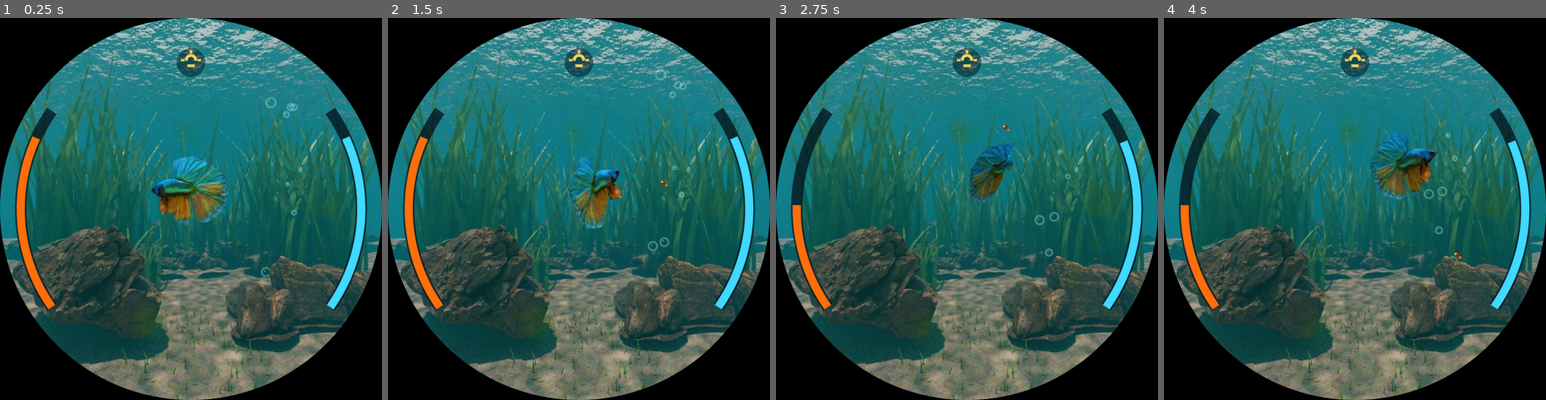
Above: before the commit, frames 1-4 (left to right).
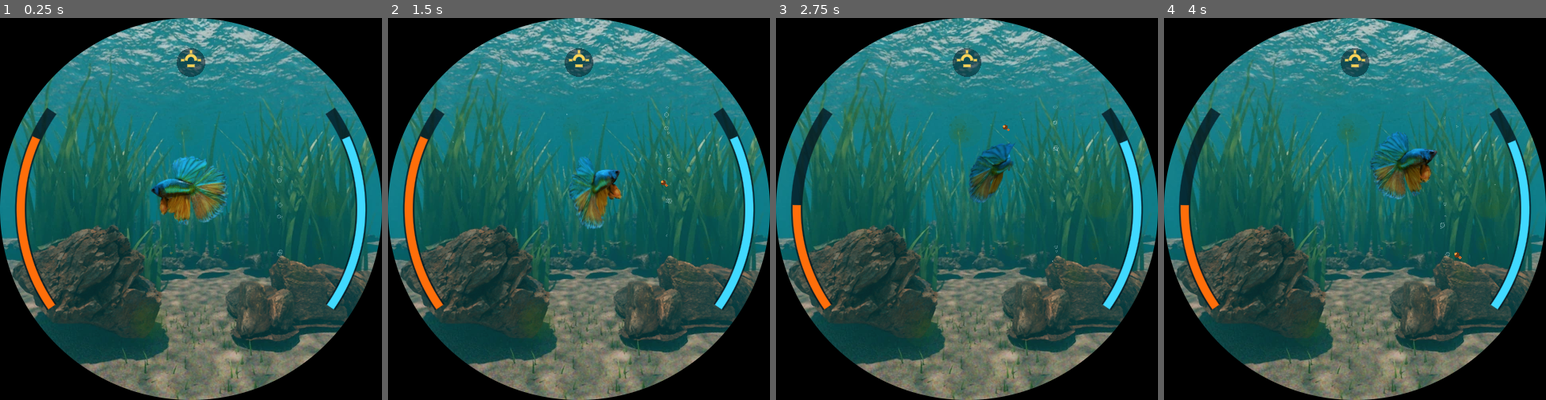
Above: after the commit, the same moments.

Repository: tunaiex/PETSHOP
Game: Godot game, scene res://sahneler/akvaryum.tscn
Same seed, same stepped clock (60 frames per second), same inputs: the game is played once before the commit and once after it.
Inputs (mouse positions are in pixels of both pictures, inside the frame that each line leads up to):
- Up to frame 1 (0.25 s): no input
- Up to frame 2 (1.5 s): tap Enter at 0.5 s; move the mouse to (663, 189) at 0.52 s; tap Z at 0.6 s; click (663, 189) at 0.67 s; drag from (502, 228) to (559, 285) at 1.27 s
- Up to frame 3 (2.75 s): move the mouse to (1005, 124) at 2.02 s; tap T at 2.1 s; click (1005, 124) at 2.17 s
- Up to frame 4 (4 s): drag from (1335, 285) to (1240, 151) at 2.77 s; move the mouse to (1469, 266) at 3.52 s; tap 2 at 3.6 s; click (1469, 266) at 3.67 s

The runs differ from the first frame. In frame 1, 3.4% of the frame differs, in the area x 11-90%, y 0-68%; in frame 2, 3.5%, in the area x 12-90%, y 0-69%; in frame 3, 3.4%; in frame 4, 3.4%.

Commit message:
Su yüzeyi dalgalanması (gölgelendirici) ve gerçekçi kabarcıklar (doku, hava akışı, oksijen kabarcıkları)
Co-Authored-By: Claude Opus 5.5 <noreply@anthropic.com>
Claude-Session: https://claude.ai/code/session_015MbJhn46P53U1WkoUEXvPy

Diff:
--- a/CepAkvaryumu_DerinlikV2/betikler/akvaryum.gd
+++ b/CepAkvaryumu_DerinlikV2/betikler/akvaryum.gd
@@ -38,6 +38,8 @@
 @onready var yem_gorseli: Node2D = $Yem
 @onready var gosterge: Node2D = $Gosterge
 @onready var bakim: Node = $Bakim
+@onready var arka_plan: Sprite2D = $ArkaPlan
+@onready var su_yuzeyi_malzeme: Material = $ArkaPlan.material
 
 # Tokluk: 100 = tok, 0 = ac. Onceki projenin 'aclik' kaydi da okunur.
 var aclik := 85.0
@@ -152,6 +154,7 @@
 
 
 func _fps_ayarla() -> void:
+	arka_plan.material = su_yuzeyi_malzeme if bool(Ayarlar.deger("su_dalgasi")) else null
 	Engine.max_fps = int(Ayarlar.deger("fps" if isik_acik else "gece_fps"))
 
 
--- a/CepAkvaryumu_DerinlikV2/betikler/ayarlar.gd
+++ b/CepAkvaryumu_DerinlikV2/betikler/ayarlar.gd
@@ -15,10 +15,11 @@
 # balik_boyutu: 3B baligin cizildigi dahili cozunurluk (piksel, kare)
 # msaa: 3B kenar yumusatma; normal_harita: balik pullarinin kabartma dokusu
 # baloncuk: ayni anda gorunen kabarcik sayisi
+# su_dalgasi: ust su yuzeyinin dalgalanmasi (Dusuk'te kapali: resim duragan)
 const DEGERLER := {
-	Profil.DUSUK: {"fps": 24, "gece_fps": 15, "balik_boyutu": 128, "msaa": Viewport.MSAA_DISABLED, "normal_harita": false, "baloncuk": 6},
-	Profil.DENGELI: {"fps": 30, "gece_fps": 20, "balik_boyutu": 160, "msaa": Viewport.MSAA_2X, "normal_harita": true, "baloncuk": 9},
-	Profil.YUKSEK: {"fps": 30, "gece_fps": 24, "balik_boyutu": 224, "msaa": Viewport.MSAA_4X, "normal_harita": true, "baloncuk": 11},
+	Profil.DUSUK: {"fps": 24, "gece_fps": 15, "balik_boyutu": 128, "msaa": Viewport.MSAA_DISABLED, "normal_harita": false, "baloncuk": 8, "su_dalgasi": false},
+	Profil.DENGELI: {"fps": 30, "gece_fps": 20, "balik_boyutu": 160, "msaa": Viewport.MSAA_2X, "normal_harita": true, "baloncuk": 14, "su_dalgasi": true},
+	Profil.YUKSEK: {"fps": 30, "gece_fps": 24, "balik_boyutu": 224, "msaa": Viewport.MSAA_4X, "normal_harita": true, "baloncuk": 18, "su_dalgasi": true},
 }
 
 var profil: int = Profil.DENGELI
--- a/CepAkvaryumu_DerinlikV2/betikler/bakim_cizim.gd
+++ b/CepAkvaryumu_DerinlikV2/betikler/bakim_cizim.gd
@@ -6,6 +6,7 @@
 @export var katman: Katman = Katman.YOSUN
 
 const MERKEZ := Vector2(240.0, 240.0)
+const KABARCIK := preload("res://gorseller/kabarcik.png")
 @onready var bakim: Node = get_parent()
 
 
@@ -30,10 +31,8 @@
 	rng.seed = 4242
 	for i in adet:
 		var p := Vector2(330.0, 104.0) + Vector2(rng.randf_range(-38.0, 38.0) * (0.4 + 0.6 * bakim.yuva), rng.randf_range(-5.0, 6.0))
-		var r := rng.randf_range(1.8, 4.2)
-		draw_circle(p, r, Color(0.85, 0.97, 1.0, 0.16))
-		draw_arc(p, r, 0.0, TAU, 10, Color(0.9, 1.0, 1.0, 0.55), 0.9, true)
-		draw_circle(p + Vector2(-r * 0.3, -r * 0.35), 0.7, Color(1, 1, 1, 0.7))
+		var r := rng.randf_range(1.6, 3.8)
+		draw_texture_rect(KABARCIK, Rect2(p - Vector2(r, r), Vector2(r, r) * 2.0), false, Color(1, 1, 1, 0.9))
 
 
 func _artiklar() -> void:
--- a/CepAkvaryumu_DerinlikV2/betikler/baloncuklar.gd
+++ b/CepAkvaryumu_DerinlikV2/betikler/baloncuklar.gd
@@ -1,26 +1,59 @@
 extends Node2D
-## Az sayida cember: shader, parcacik sistemi veya asiri animasyon yok.
+## Gercekci hava kabarciklari (parcacik sistemi yok, tek doku, az sayida).
+## - Sag kayanin dibinden ince bir hava akisi (cogu kabarcik buradan)
+## - Bitki yapraklarindan ara ara yukselen kucuk oksijen kabarciklari
+## Buyuk kabarcik daha hizli yukselir ve daha cok yalpalar; yuzeye
+## varinca soner. Bilek donusunden gelen su akintisi hafifce yana iter.
 ## Adet grafik profiline gore (Dusuk 6 / Dengeli 9 / Yuksek 11).
-## Bilek donusunden gelen su akintisi kabarciklari hafifce yana iter.
-var baloncuklar: Array[Vector3] = []
+
+const DOKU := preload("res://gorseller/kabarcik.png")
+const YUZEY_Y := 92.0
+const AKIS_KAYNAGI := Vector2(352.0, 318.0)   # sag kayanin arkasi
+# Bitkilerden oksijen kabarcigi cikabilecek yerler (yaprak uclari civari)
+const BITKI_NOKTALARI := [Vector2(70, 200), Vector2(118, 165), Vector2(165, 230),
+	Vector2(300, 190), Vector2(372, 175), Vector2(420, 215), Vector2(230, 255)]
+
+# Her kabarcik: p konum, r yaricap, v yukselme hizi, f yalpalama fazi, a omur
+var kabarciklar: Array[Dictionary] = []
+var rng := RandomNumberGenerator.new()
 
 
 func _ready() -> void:
+	rng.randomize()
 	_adedi_ayarla()
 	Ayarlar.profil_degisti.connect(_adedi_ayarla)
 
 
 func _adedi_ayarla() -> void:
 	var adet: int = Ayarlar.deger("baloncuk")
-	while baloncuklar.size() > adet:
-		baloncuklar.pop_back()
-	while baloncuklar.size() < adet:
-		baloncuklar.append(Vector3(
-			randf_range(324.0, 371.0),
-			randf_range(60.0, 395.0),
-			randf_range(2.0, 6.0)
-		))
-	queue_redraw()
+	while kabarciklar.size() > adet:
+		kabarciklar.pop_back()
+	while kabarciklar.size() < adet:
+		var k := _yeni()
+		# Baslangicta su kolonuna dagit (hepsi ayni anda dipten cikmasin)
+		k["p"].y = rng.randf_range(YUZEY_Y + 10.0, k["p"].y)
+		kabarciklar.append(k)
+
+
+func _yeni() -> Dictionary:
+	var p: Vector2
+	var r: float
+	if rng.randf() < 0.7:
+		# Hava akisi: ayni noktadan, cesitli boyutta
+		p = AKIS_KAYNAGI + Vector2(rng.randf_range(-3.0, 3.0), 0.0)
+		r = rng.randf_range(1.3, 3.6)
+	else:
+		# Bitkiden kopan minik oksijen kabarcigi
+		p = BITKI_NOKTALARI[rng.randi() % BITKI_NOKTALARI.size()] + Vector2(rng.randf_range(-12, 12), rng.randf_range(-10, 10))
+		r = rng.randf_range(0.9, 1.7)
+	return {
+		"p": p,
+		"r": r,
+		"v": 18.0 + r * 11.0,                 # buyuk kabarcik daha hizli
+		"f": rng.randf() * TAU,
+		"y": 0.6 + r * 0.45,                  # yalpalama genligi (px)
+		"a": 0.0,                             # dogarken yavasca belirir
+	}
 
 
 func _process(delta: float) -> void:
@@ -28,18 +61,25 @@
 	if not bool(akvaryum.get("isik_acik")) or not bool(akvaryum.get("odakta")):
 		return
 	var akinti: float = akvaryum.get("su_akintisi")
-	for sira in range(baloncuklar.size()):
-		var b: Vector3 = baloncuklar[sira]
-		b.y -= delta * (10.0 + b.z * 3.0)
-		b.x += sin(b.y * 0.05 + float(sira)) * delta * 2.0 + akinti * delta * 25.0
-		if b.y < 69.0 or absf(b.x - 348.0) > 70.0:
-			b.y = randf_range(345.0, 406.0)
-			b.x = randf_range(326.0, 371.0)
-		baloncuklar[sira] = b
+	for i in kabarciklar.size():
+		var k: Dictionary = kabarciklar[i]
+		k["f"] += delta * (5.0 + k["r"])
+		k["p"].y -= delta * k["v"]
+		k["p"].x += cos(k["f"]) * k["y"] * delta * 6.0 + akinti * delta * 25.0
+		k["a"] = minf(1.0, k["a"] + delta * 3.0)
+		# Yuzeye yaklasinca soner ve yeniden dogar
+		if k["p"].y < YUZEY_Y:
+			kabarciklar[i] = _yeni()
 	queue_redraw()
 
 
 func _draw() -> void:
-	for b in baloncuklar:
-		draw_arc(Vector2(b.x,b.y), b.z, 0.0, TAU, 12, Color(0.7,0.98,1.0,0.34), 1.05, true)
-		draw_circle(Vector2(b.x-b.z*0.27,b.y-b.z*0.28), 0.9, Color(1.0,1.0,1.0,0.37))
+	for k in kabarciklar:
+		var r: float = k["r"]
+		# Yuzeye yakin son 30 px'te sonumlenme
+		var son := clampf((k["p"].y - YUZEY_Y) / 30.0, 0.0, 1.0)
+		var renk := Color(1, 1, 1, 0.85 * k["a"] * son)
+		# Yalpalarken hafif yassilasma (gercek kabarciklar gibi)
+		var yass := 1.0 + sin(k["f"] * 2.0) * 0.08 * clampf(r / 3.0, 0.0, 1.0)
+		var boyut := Vector2(r * 2.0 * yass, r * 2.0 / yass)
+		draw_texture_rect(DOKU, Rect2(k["p"] - boyut * 0.5, boyut), false, renk)
--- /dev/null
+++ b/CepAkvaryumu_DerinlikV2/golgeler/su_yuzeyi.gdshader
@@ -0,0 +1,30 @@
+shader_type canvas_item;
+// Arka plandaki su yuzeyini hafifce dalgalandirir. Yalnizca ust bantta
+// (UV.y < bant_sonu) etkili; altinda resim oldugu gibi kalir.
+// Piksel basina tek doku okumasi + birkac sin: saat icin ucuz.
+
+uniform float bant_sonu = 0.27;   // resmin ust %27'si (su yuzeyi)
+uniform float guc = 0.0045;       // kirilma miktari (UV)
+uniform float hiz = 0.55;
+uniform float isilti = 0.07;      // gezinen parlak beneklerin gucu
+
+void fragment() {
+	vec2 uv = UV;
+	// En ustte tam, bandin sonuna dogru sifira iner
+	float w = 1.0 - smoothstep(bant_sonu * 0.45, bant_sonu, uv.y);
+	if (w > 0.001) {
+		float t = TIME * hiz;
+		vec2 o = vec2(
+			sin(uv.y * 70.0 + t * 2.3) + 0.6 * sin(uv.x * 23.0 - t * 1.7),
+			cos(uv.x * 41.0 + t * 1.9) + 0.5 * sin((uv.x + uv.y) * 31.0 + t * 1.3)
+		);
+		uv += o * guc * w;
+	}
+	vec4 c = texture(TEXTURE, uv);
+	if (w > 0.001) {
+		// Dalga tepelerinde gezinen yumusak isiltilar
+		float s = sin(uv.x * 38.0 + TIME * 1.3) * sin(uv.y * 90.0 - TIME * 1.05 + sin(uv.x * 12.0 + TIME * 0.7) * 2.0);
+		c.rgb += vec3(0.75, 0.95, 1.0) * pow(max(s, 0.0), 3.0) * isilti * w;
+	}
+	COLOR = c;
+}
--- a/CepAkvaryumu_DerinlikV2/sahneler/akvaryum.tscn
+++ b/CepAkvaryumu_DerinlikV2/sahneler/akvaryum.tscn
@@ -12,6 +12,10 @@
 [ext_resource type="Script" path="res://betikler/yem.gd" id="10_food"]
 [ext_resource type="Script" path="res://betikler/bakim.gd" id="11_care"]
 [ext_resource type="Script" path="res://betikler/bakim_cizim.gd" id="12_caredraw"]
+[ext_resource type="Shader" path="res://golgeler/su_yuzeyi.gdshader" id="13_surface"]
+
+[sub_resource type="ShaderMaterial" id="su_yuzeyi"]
+shader = ExtResource("13_surface")
 
 [sub_resource type="CanvasItemMaterial" id="premult"]
 blend_mode = 4
@@ -21,6 +25,7 @@
 
 [node name="ArkaPlan" type="Sprite2D" parent="."]
 z_index = -10
+material = SubResource("su_yuzeyi")
 position = Vector2(240, 240)
 texture = ExtResource("2_bg")
 
Binary file added: CepAkvaryumu_DerinlikV2/gorseller/kabarcik.png
Not shown: 1 places in CepAkvaryumu_DerinlikV2/sahneler/akvaryum.tscn that only renumber resources
Not shown, changed: CepAkvaryumu_DerinlikV2/BENI_OKU.md
